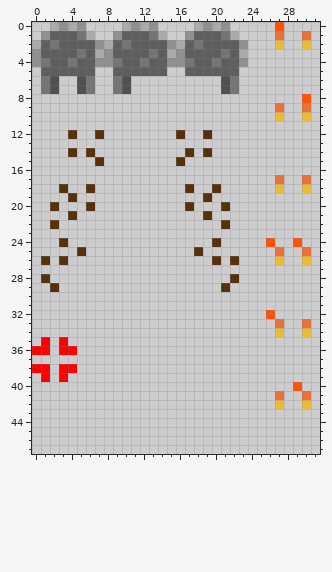
Two states of a pixel-art sprite, sprites/Rock.png. This is how it looked before the edit.
The file is 32x48 pixels. Colours within 5 levels of each other are drawn and written as one.
After:
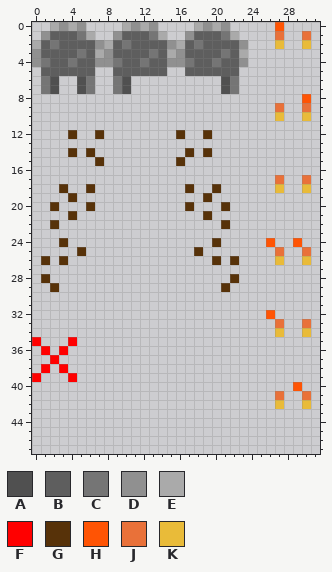
Palette (. is transparent): A #505050  B #5e5e5e  C #757575  D #909090  E #aaaaaa  F #ff0000  G #573209  H #ff5404  J #e97139  K #e9bb39
Diff:
Colour F is added in row 35 at x 0 and 4; in row 37 at x 2; in row 39 at x 0 and 4.
The author cleared colour F in row 35 at x 1 and 3; in row 36 at x 0 and 4; in row 38 at x 0 and 4; in row 39 at x 1 and 3.
Where, in picture pixels (left, top, right, bottom), the same in both pictures:
changed: (32, 337, 77, 382)
